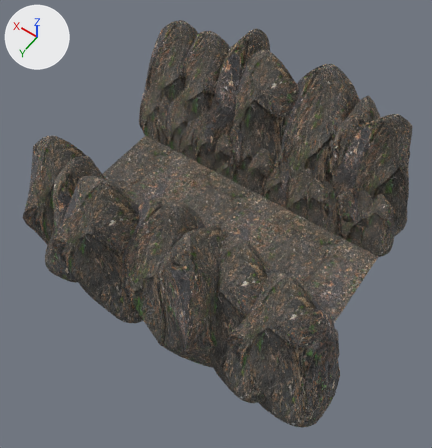
Renders of the glTF model Editor/assets/models/canyon/canyon04.gltf from each side of a commit.
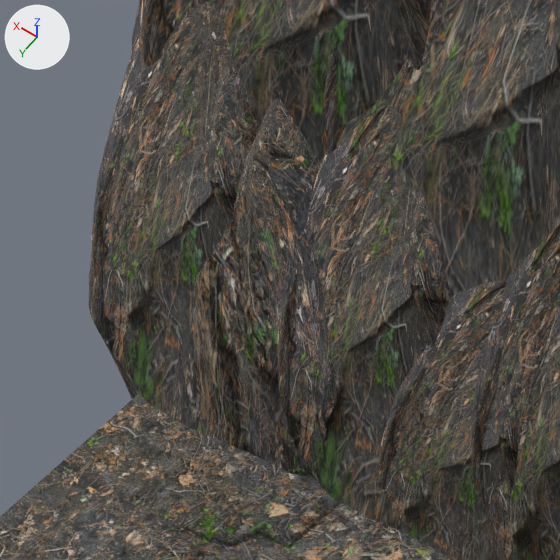
The first picture shows the older version from a 50 mm camera at (-46.4, 68.6, 104.8) aimed at (-1.0, 5.0, 4.9). The close-ups show both versions on the part from 29% to 47% of the width and 18% to 35% of the height of that picture; other places that the commit changed are outside them. Every picture has the same lights, and +X, +Y and +Z are marked at upper left. Where no turn or scale is listed for an object, it has been applied to the vertices.

Objects in the first close-up: 'Plane.031', 'Rock.1421', 'Rock.1425', 'Rock.1427', 'Rock.1429', 'Rock.1430', 'Rock.1431', 'Rock.1433'.
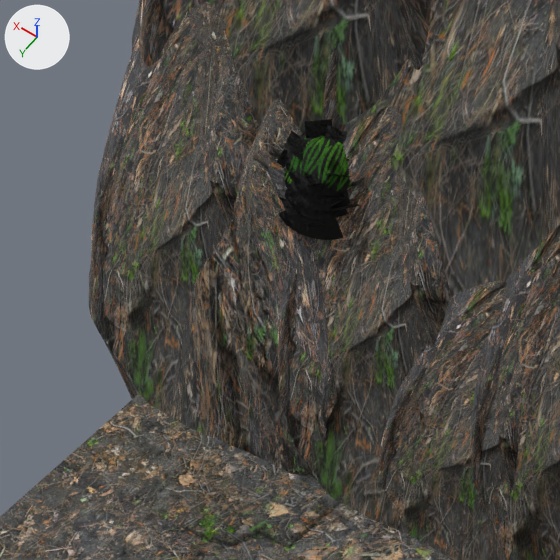
Location of each change, (x1, y1, x2, y2) in pixels of the close-ups (560 x 560 px):
```json
{"object": "Bush.3654", "change": "added", "after": [277, 119, 364, 240]}
```

Scene script edits in JSON lines:
```json
{"op": "add", "block": "img_bushbasecolor", "code": ["img_bushbasecolor = load_image('bushbaseColor', '../../textures/grass_tuft/baseColor.png', 1024, 1024, 'sRGB')"]}
{"op": "add", "block": "img_bushnormal", "code": ["img_bushnormal = load_image('bushnormal', '../../textures/bush/normal.jpg', 2048, 2048, 'Non-Color')"]}
{"op": "add", "block": "mat_bush", "code": ["mat_bush = bpy.data.materials.new('Bush')", "# uses the picture img_bushbasecolor", "# uses the picture img_bushnormal"]}
{"op": "add", "block": "me_bush", "code": ["me_bush = bpy.data.meshes.new('Bush')", "me_bush.from_pydata(...)  # 656 vertices, 966 faces; spans x -0.621..0.638, y -0.147..1.02, z -0.493..0.747", "me_bush.materials.append(mat_bush)"]}
{"op": "add", "block": "ob_bush_3654", "code": ["ob_bush_3654 = bpy.data.objects.new('Bush.3654', me_bush)", "ob_bush_3654.location = (26.55, -15.14, 8.11)", "ob_bush_3654.rotation_euler = (1.309, -0.0756, -2.79)  # degrees (75, -4.3, -160)", "ob_bush_3654.scale = (3.14, 3.14, 3.14)"]}
```
